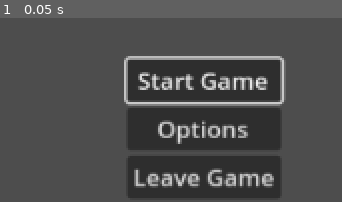
Above: before the commit, frame 1.
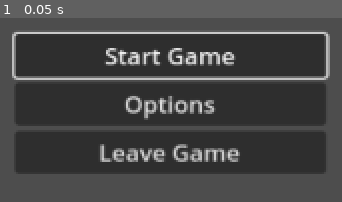
Above: after the commit, the same moment.

Repository: Blckoutz/GodotStuff
Game: Godot game, scene res://scenes/menus/Menu.tscn
The game is run twice, just before and just after one commit, with the same random seed, the same clock (stepped at 60 frames per second) and the same inputs.
Inputs:
- Up to frame 1 (0.05 s): no input

The runs differ from the first frame. In frame 1, 53% of the frame differs, in the area x 3-97%, y 7-98%.

Commit message:
one paper prototype input

Diff:
--- a/2d_horror/scenes/menus/Menu.tscn
+++ b/2d_horror/scenes/menus/Menu.tscn
@@ -19,9 +19,10 @@
 anchor_top = 1.0
 anchor_right = 0.5
 anchor_bottom = 1.0
-offset_left = -51.5
-offset_top = -101.0
-offset_right = 51.5
+offset_left = -132.326
+offset_top = -177.237
+offset_right = 75.6744
+offset_bottom = 39.7631
 grow_horizontal = 2
 grow_vertical = 0
 scale = Vector2(1.08, 1)
Binary file added: 2d_horror/paperproto/lvl1.png
Not shown, added: 2d_horror/paperproto/lvl1.png.import
